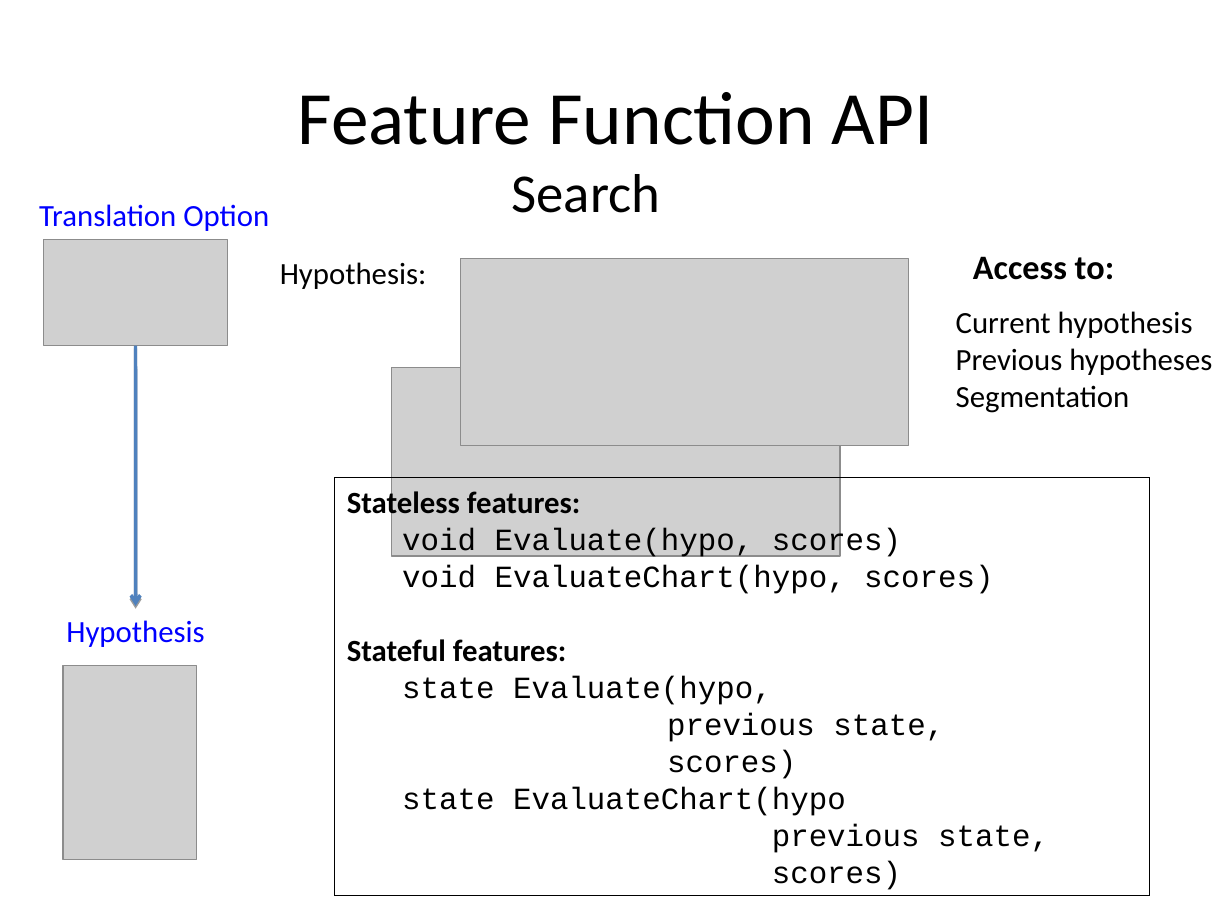
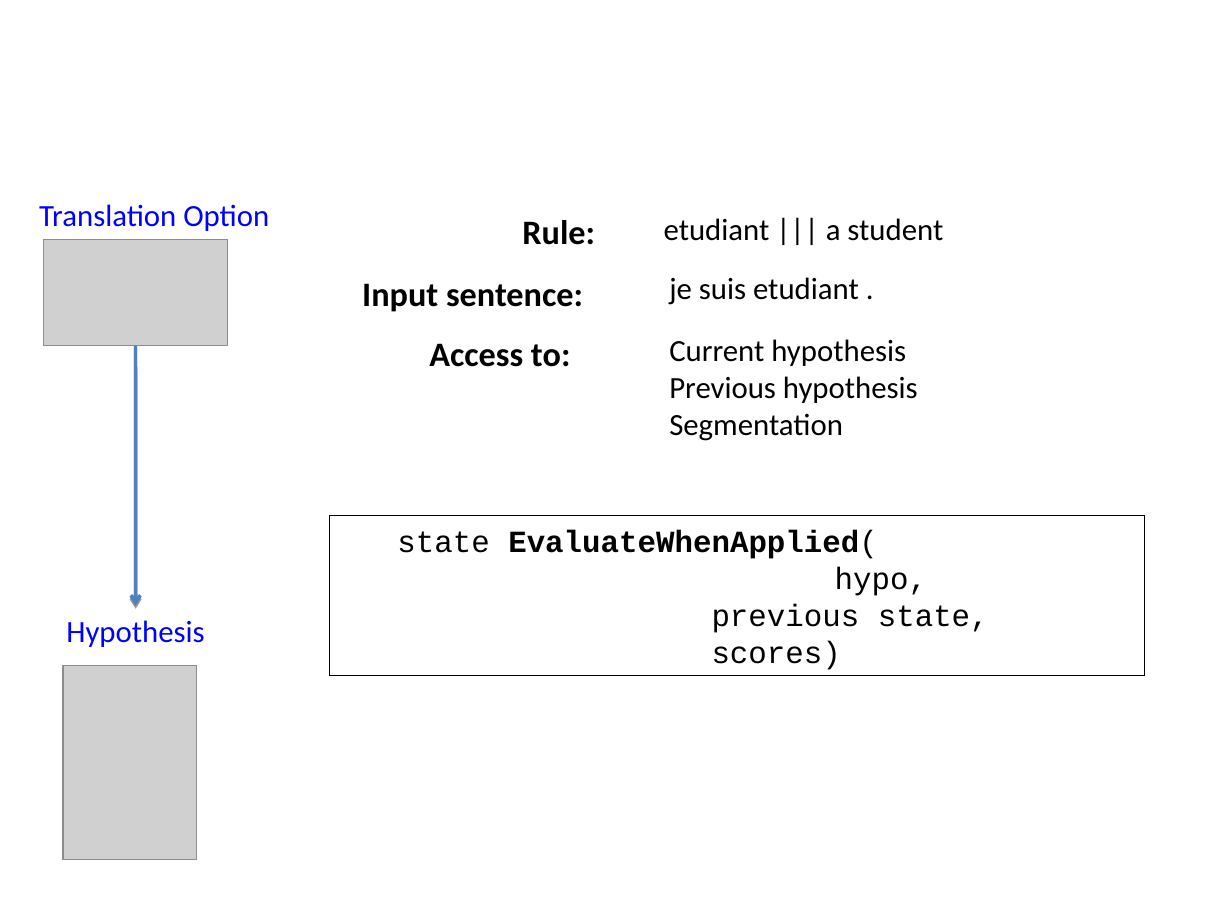
Before and after one commit to hieuhoang/papers, a slide deck: slide 24 of amta.2014/Feature_Function_API.odp. Drawn at 1232x924 pixels with LibreOffice and Linux fonts; fonts in the diff are those of the drawing; grey boxes stand for pictures. Boxes give left, top, right and bottom in pixels: in the first picture for what was removed or moved away, otherwise in the second. Text is boxed around its words. In the diff, an @@ line names an element or a change of style, - is before the commit and + after.

Commit message:
feature function

```diff
--- a/amta.2014/Feature_Function_API.odp
+++ b/amta.2014/Feature_Function_API.odp
@@ title removed at [298, 92, 933, 145] @@
-Feature Function API
@@ text removed at [512, 174, 661, 213] @@
-Search
@@ text added at [522, 220, 595, 245], 20 pt, text #000000, bold @@
+Rule:
@@ text added at [664, 218, 943, 241], 18 pt, text #000000 @@
+etudiant ||| a student
@@ text removed at [280, 262, 427, 289] @@
-Hypothesis:
@@ picture removed at [461, 259, 908, 446] @@
@@ text added at [362, 283, 583, 312], 20 pt, text #000000, bold @@
+Input sentence:
@@ text added at [669, 277, 859, 305], 18 pt, text #000000 @@
+je suis etudiant .
@@ text "Access to:": place and size @@
-text "Access to:" at [973, 256, 1114, 280]
+text "Access to:" at [429, 343, 570, 367]
@@ text "Current hypothesis": place and size @@
-text "Current hypothesis" at [956, 311, 1212, 413]
+text "Current hypothesis" at [669, 339, 918, 441]
@@ picture removed at [392, 368, 840, 557] @@
@@ text at [669, 376, 918, 403]: text changed @@
-Previous hypotheses
+Previous hypothesis
@@ rectangle removed at [335, 477, 1149, 896] @@
-Stateless features:
-void Evaluate(hypo, scores)
-void EvaluateChart(hypo, scores)
-Stateful features:
-state Evaluate(hypo,
-previous state,
-scores)
-state EvaluateChart(hypo
-previous state,
-scores)
@@ rectangle added at [330, 516, 1145, 676], outline #000000 0 pt, 18 pt, text #000000 @@
+state EvaluateWhenApplied(
+hypo,
+previous state,
+scores)
```
Also in this commit, not shown: 1 other slide changed, 5 other files.
